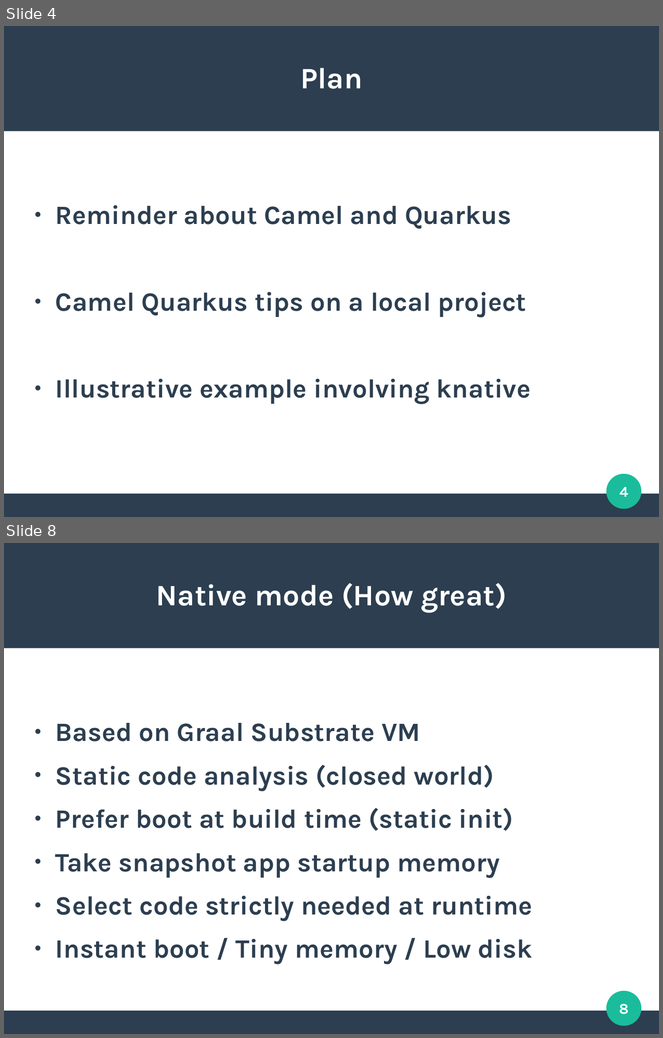
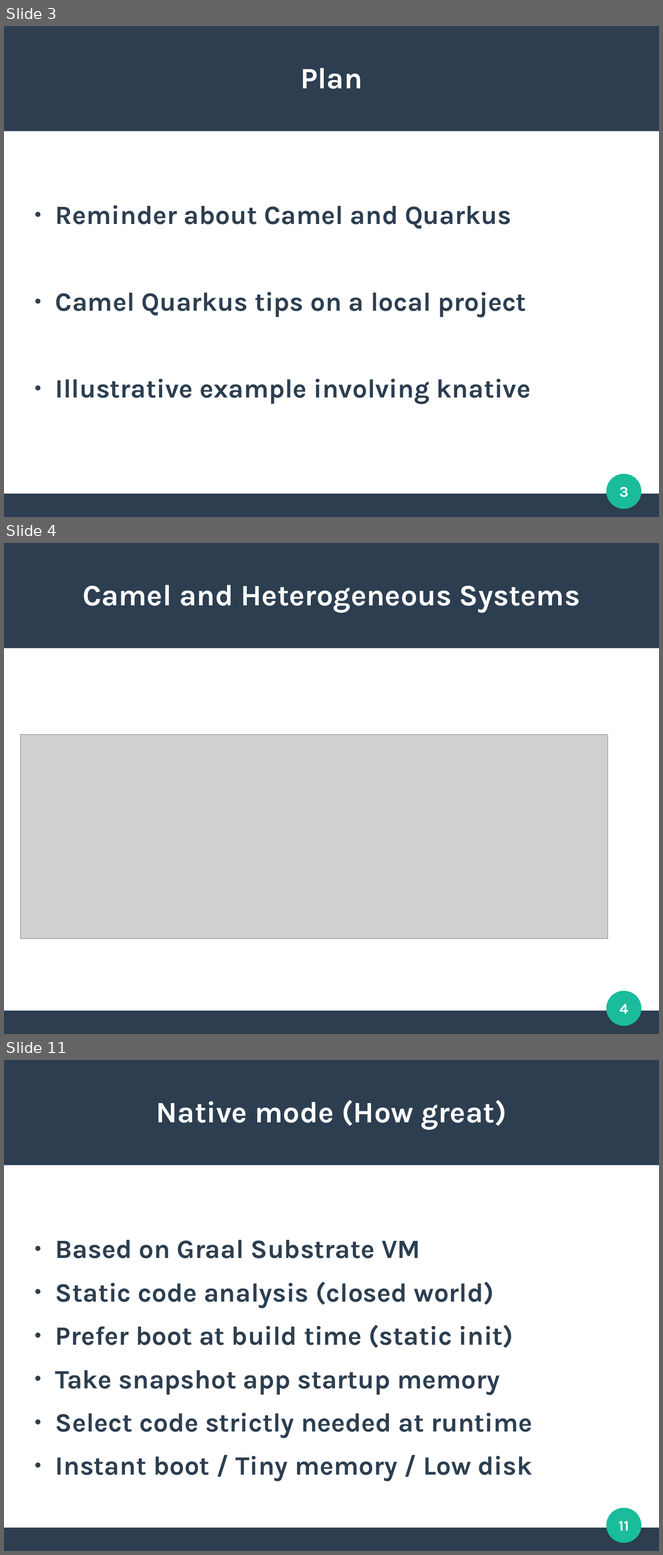
Before and after one commit to aldettinger/integration-in-the-cloud-era-with-camel-quarkus, a slide deck: Integration In The Cloud Era With Camel Quarkus.odp. Shown one above the other, each under a label of ours: slides 4 and 8 before the commit, slides 3, 4 and 11 after it; the slides between them are not shown. The pictures are 663x1038 and 663x1555 pixels, drawn with LibreOffice and Linux fonts; fonts in the diff are those of the drawing; grey boxes stand for pictures. Boxes give left, top, right and bottom in pixels: in the first picture for what was removed or moved away, otherwise in the second. Text is boxed around its words. In the diff, an @@ line names an element or a change of style, - is before the commit and + after.

```diff
--- a/Integration In The Cloud Era With Camel Quarkus.odp
+++ b/Integration In The Cloud Era With Camel Quarkus.odp
@@ slide 4 added at (4,543,659,1034), background #FFFFFF; not listed: 3 template elements that a slide beside it also shows @@
@@ title added at (83,585,580,613), 36 pt, text #FFFFFF, bold @@
+Camel and Heterogeneous Systems
@@ picture added at (20,734,608,939) @@
@@ page number added at (620,1004,629,1014), 18 pt, text #FFFFFF, bold @@
+4
@@ what was slide 4 is now slide 3 @@
@@ page number at (620,487,629,498): text changed @@
-4
+3
@@ what was slide 8 is now slide 11 @@
@@ page number at (619,1521,629,1531): text changed @@
-8
+11
```
Also in this commit, not shown: 6 slides changed, 3 other slides added, 1 slide removed, 4 other files.
